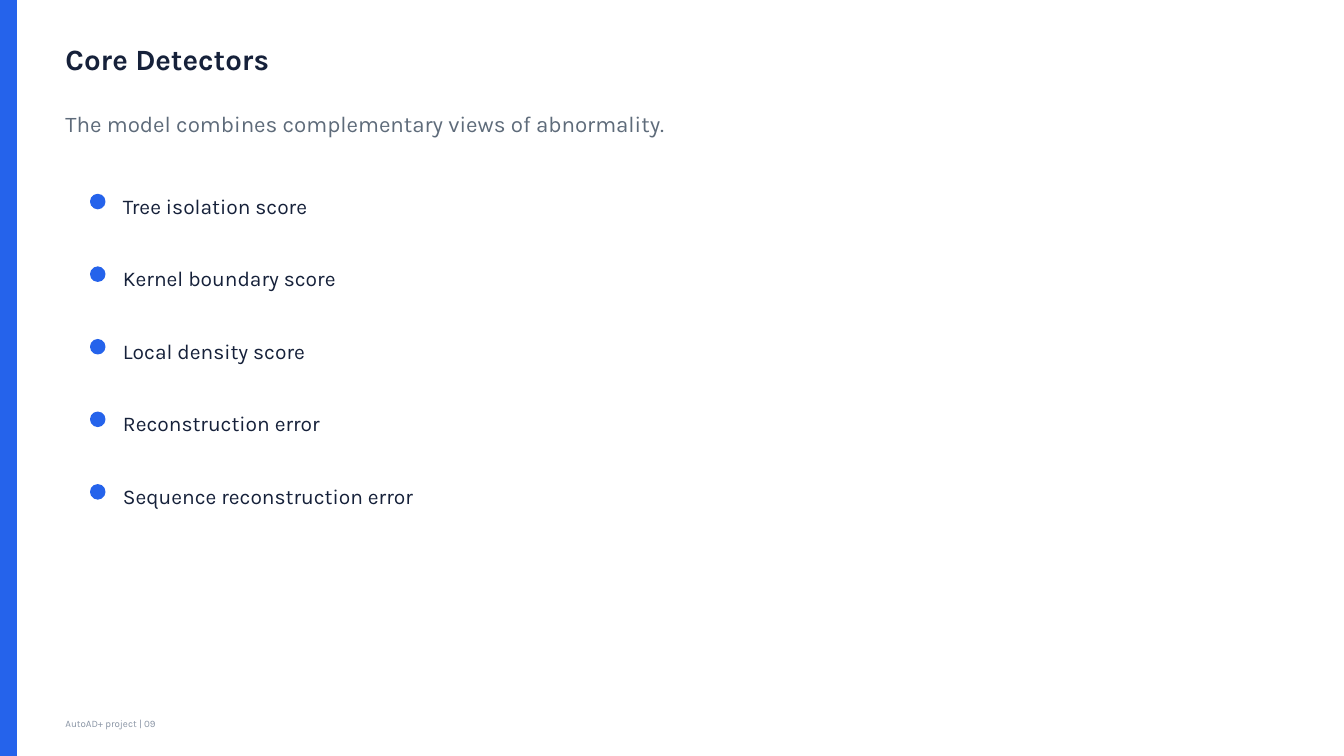
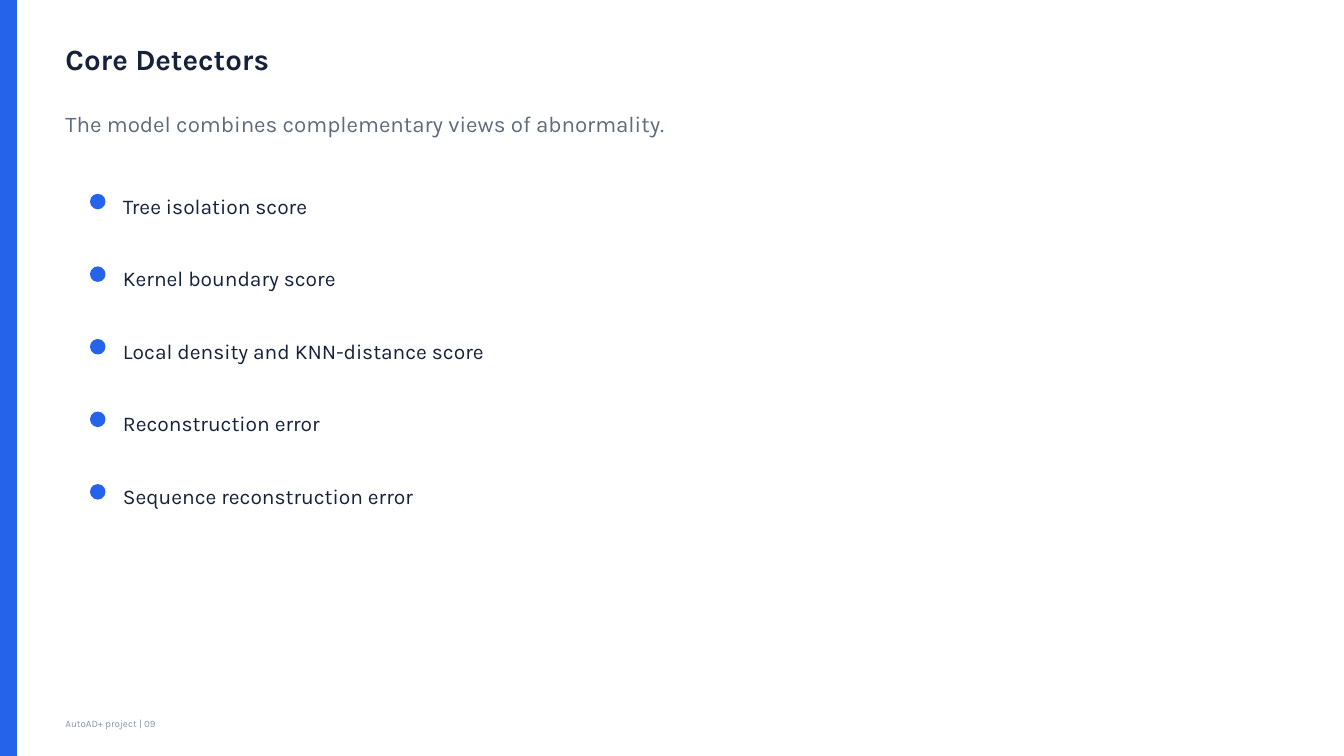
Before and after one commit to 02deno/Automated-Anomaly-Detection-Project, a slide deck: slide 9 of output/presentations/AutoAD_Project_Presentation_updated.pptx. Drawn at 1344x756 pixels with LibreOffice and Linux fonts; fonts in the diff are those of the drawing. Boxes give left, top, right and bottom in pixels: in the first picture for what was removed or moved away, otherwise in the second. Text is boxed around its words. In the diff, an @@ line names an element or a change of style, - is before the commit and + after.

```diff
--- a/output/presentations/AutoAD_Project_Presentation_updated.pptx
+++ b/output/presentations/AutoAD_Project_Presentation_updated.pptx
@@ text at (123, 344, 484, 364): text changed @@
-Local density score
+Local density and KNN-distance score
```
Also in this commit, not shown: 10 other slides changed, 7 slides added, 5 slides removed, 7 other files.
